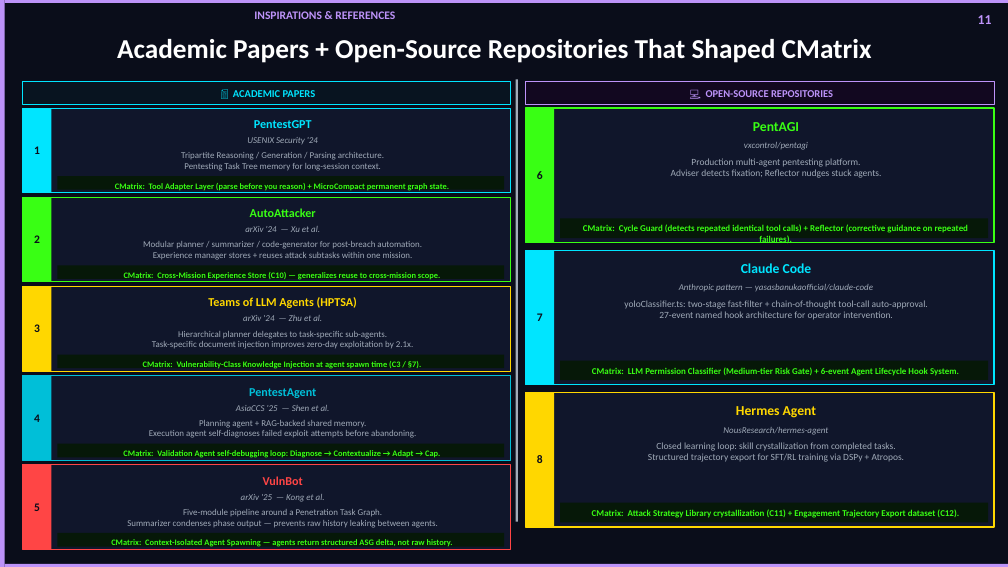
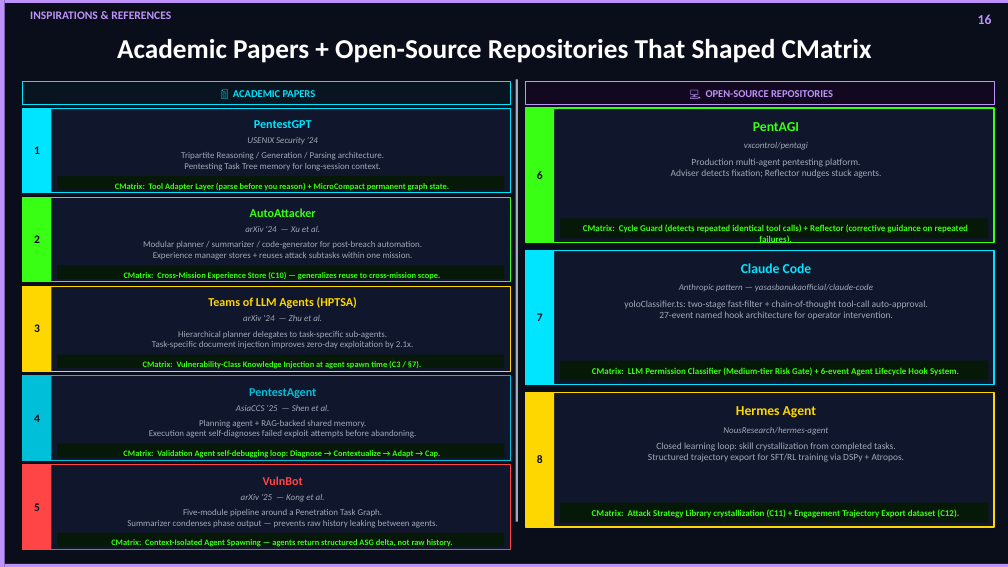
Before and after one commit to nishan-paul-2022/cmatrix-agentic-red-team, a slide deck: slide 16 of docs/paper-thesis/ppt/presentation-2.pptx. Drawn at 1008x567 pixels with LibreOffice and Linux fonts; fonts in the diff are those of the drawing. Boxes give left, top, right and bottom in pixels: in the first picture for what was removed or moved away, otherwise in the second. Text is boxed around its words. In the diff, an @@ line names an element or a change of style, - is before the commit and + after.

```diff
--- a/docs/paper-thesis/ppt/presentation-2.pptx
+++ b/docs/paper-thesis/ppt/presentation-2.pptx
@@ text "INSPIRATIONS & REFERENCES" at (x1=30, y1=11, x2=171, y2=19): alignment centre to left @@
@@ text at (x1=978, y1=14, x2=992, y2=24): text changed @@
-11
+16
```
Also in this commit, not shown: 8 other slides changed, 2 other files.
